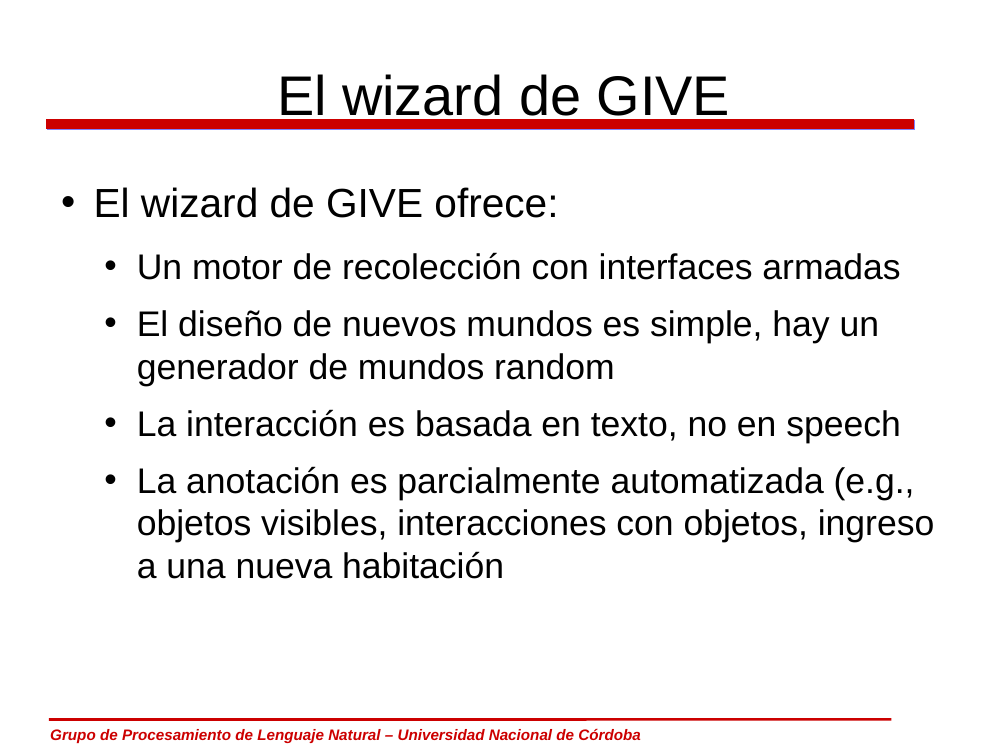
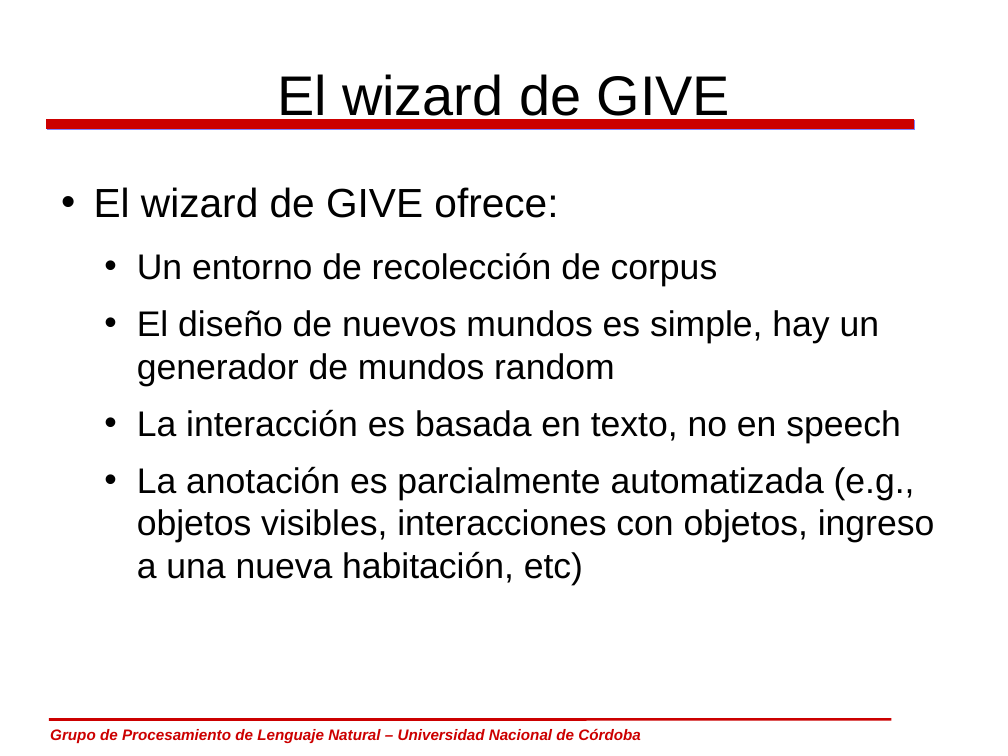
Before and after one commit to carlosareces/elic10, a slide deck: slide 44 of slides/dia5.odp (slide 42 before the commit). Drawn at 1008x756 pixels with LibreOffice and Linux fonts; fonts in the diff are those of the drawing; background and template pictures are left out. Boxes give left, top, right and bottom in pixels: in the first picture for what was removed or moved away, otherwise in the second. Text is boxed around its words. In the diff, an @@ line names an element or a change of style, - is before the commit and + after.

```diff
--- a/slides/dia5.odp
+++ b/slides/dia5.odp
@@ text at [137, 252, 718, 286]: text changed @@
-  • Un motor de recolección con interfaces armadas
+  • Un entorno de recolección de corpus
@@ text at [137, 466, 935, 585]: text changed @@
-  • La anotación es parcialmente automatizada (e.g., objetos visibles, interacciones con objetos, ingreso a una nueva habitación
+  • La anotación es parcialmente automatizada (e.g., objetos visibles, interacciones con objetos, ingreso a una nueva habitación, etc)
```
Also in this commit, not shown: 5 other slides changed, 4 slides added, 1 other file.
